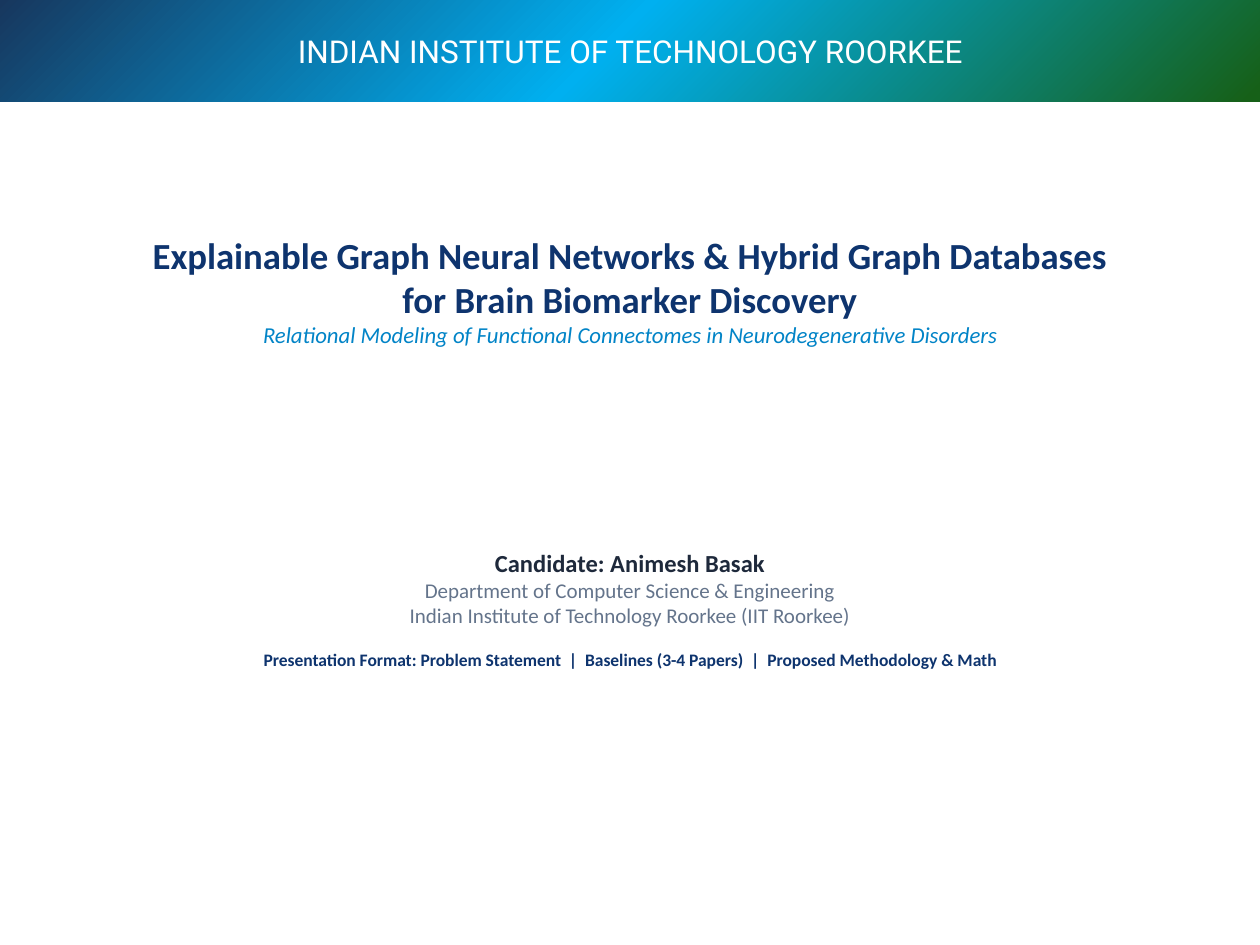
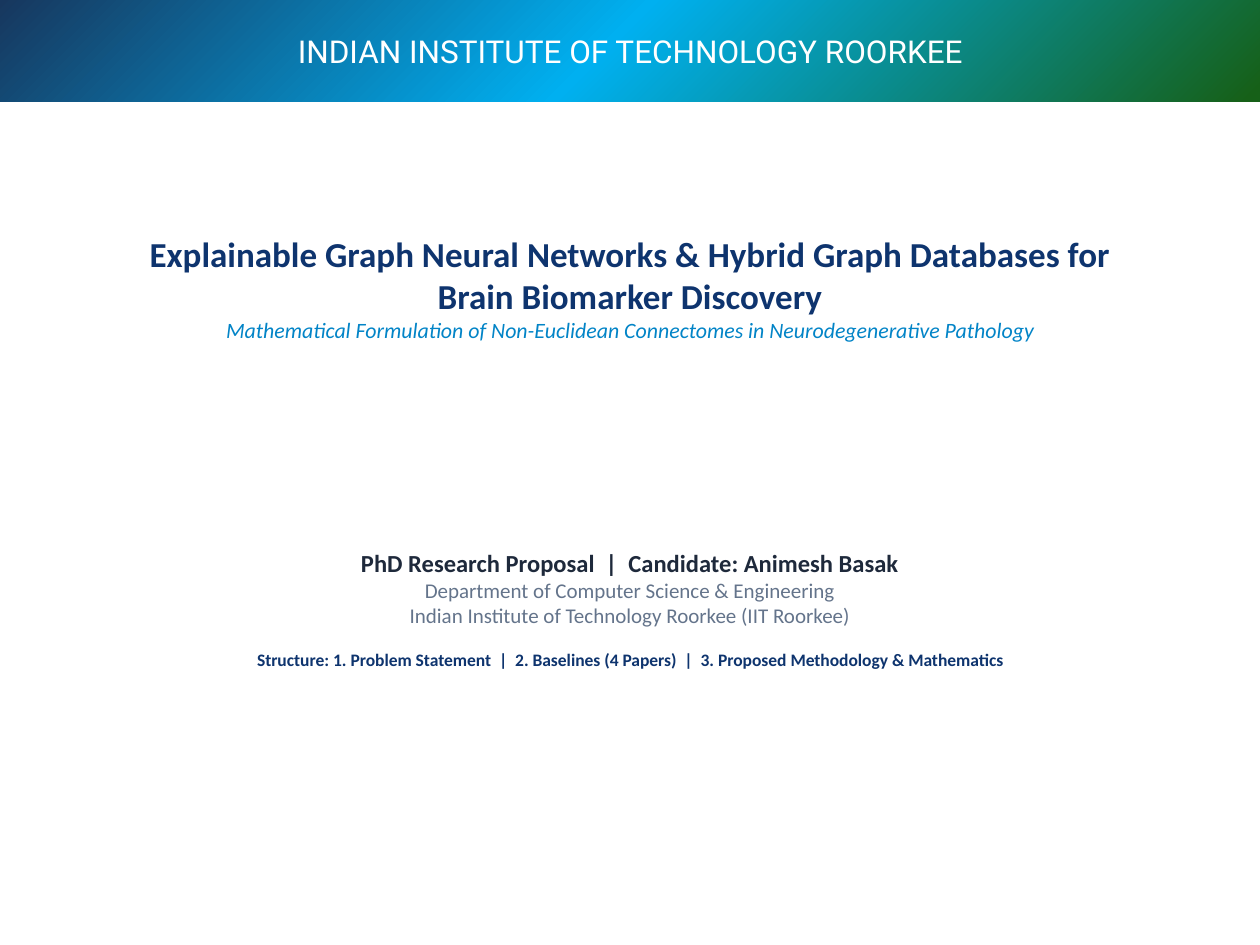
Before and after one commit to AnimeshBasak-14/Neuro-Neo4j, a slide deck: slide 1 of IITR_Neuro_Neo4j_Presentation.pptx. Drawn at 1260x945 pixels with LibreOffice and Linux fonts; fonts in the diff are those of the drawing; background and template pictures are left out. Boxes give left, top, right and bottom in pixels: in the first picture for what was removed or moved away, otherwise in the second. Text is boxed around its words. In the diff, an @@ line names an element or a change of style, - is before the commit and + after.

Commit message:
feat: complete LaTeX thesis blocks and PyG implementation for 9 core mathematical formulations
- models/gnn/neural_connectome_math.py:
  * Complete PyTorch Geometric implementations for Formulations 1 to 9
  * Includes multi-modal fMRI + DTI attentive cross-gating fusion operator
  * 100% verified test execution
- docs/neural_connectome_math.tex:
  * Comprehensive formal LaTeX equations and derivations for PhD thesis
- IITR_Neuro_Neo4j_Presentation.pptx:
  * Recompiled with prospective framing ('What We Will Do' as PhD research plan)
  * Hardware references removed; slides dedicated to Problem Statement, 4 Baseline Papers, Proposed Methodology, Mathematics, and DTI Multi-Modal Extension.

```diff
--- a/IITR_Neuro_Neo4j_Presentation.pptx
+++ b/IITR_Neuro_Neo4j_Presentation.pptx
@@ text at [150, 242, 1110, 315]: size 21 to 20 pt in "Explainable Graph Neural Networks & Hybrid Graph ..." @@
@@ text at [226, 322, 1034, 342]: text changed; size 13 to 12.5 pt @@
-Relational Modeling of Functional Connectomes in Neurodegenerative Disorders
+Mathematical Formulation of Non-Euclidean Connectomes in Neurodegenerative Pathology
@@ text "PhD Research Proposal | Candidate: ...": place and size @@
-text "PhD Research Proposal | Candidate: ..." at [264, 554, 996, 669]
+text "PhD Research Proposal | Candidate: ..." at [257, 554, 1003, 669]
@@ text at [361, 554, 898, 576]: text changed @@
-Candidate: Animesh Basak
+PhD Research Proposal | Candidate: Animesh Basak
@@ text at [257, 653, 1003, 669]: text changed @@
-Presentation Format: Problem Statement | Baselines (3-4 Papers) | Proposed Methodology & Math
+Structure: 1. Problem Statement | 2. Baselines (4 Papers) | 3. Proposed Methodology & Mathematics
```
Also in this commit, not shown: 9 other slides changed, 1 slide added, 1 slide removed, 3 other files.
